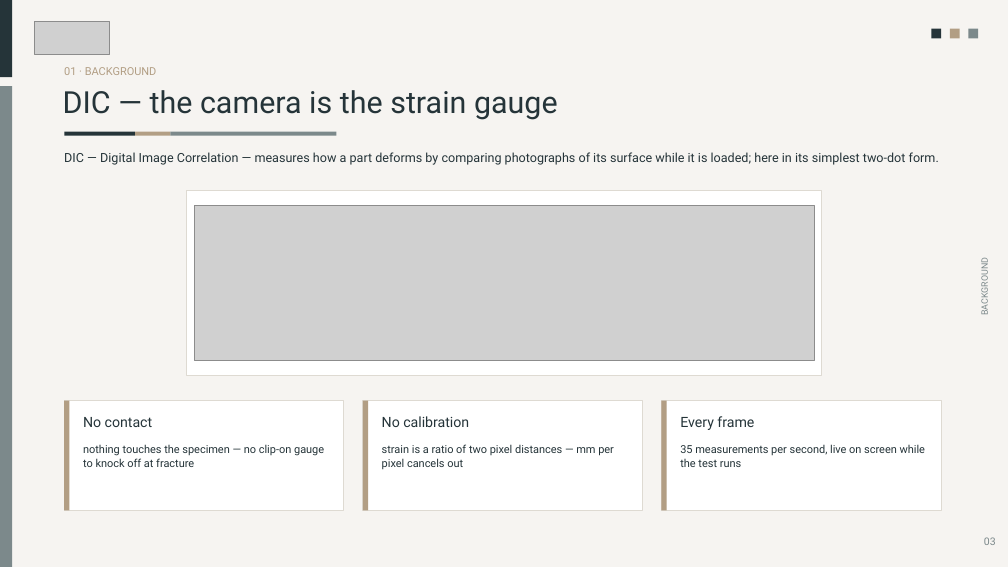
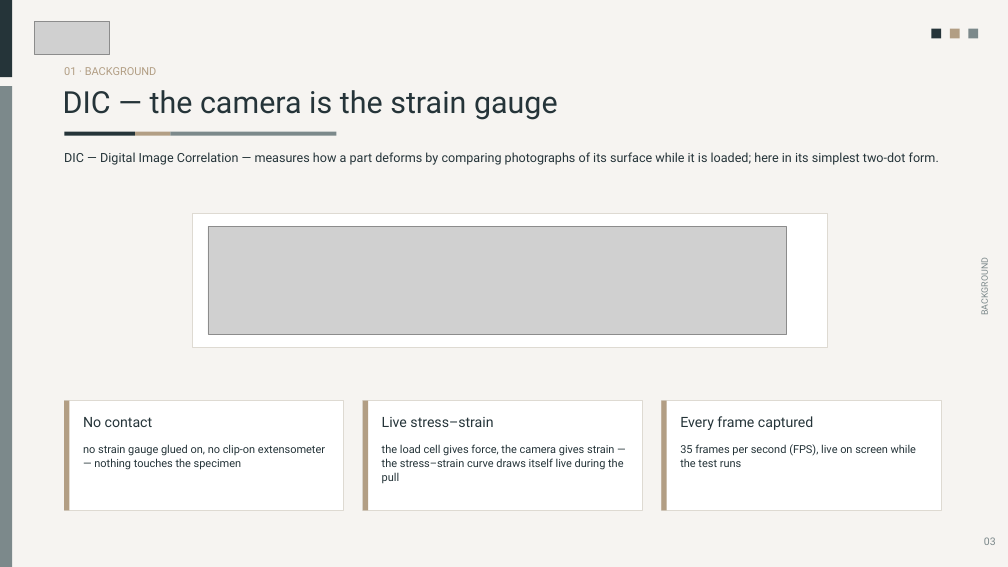
Before and after one commit to AdithyaSivakumar-3/UTM, a slide deck: slide 3 of documentation/decks/PPD_Final_Presentation.pptx. Drawn at 1008x567 pixels with LibreOffice and Linux fonts; fonts in the diff are those of the drawing; grey boxes stand for pictures; background and template pictures are left out. Boxes give left, top, right and bottom in pixels: in the first picture for what was removed or moved away, otherwise in the second. Text is boxed around its words. In the diff, an @@ line names an element or a change of style, - is before the commit and + after.

```diff
--- a/documentation/decks/PPD_Final_Presentation.pptx
+++ b/documentation/decks/PPD_Final_Presentation.pptx
@@ rectangle: place and size @@
-rectangle at <box>187,191,822,376</box>
+rectangle at <box>193,213,828,348</box>
@@ picture: place and size @@
-picture at <box>194,206,814,361</box>
+picture at <box>208,227,786,334</box>
@@ text at <box>382,417,493,427</box>: text changed @@
-No calibration
+Live stress–strain
@@ text at <box>680,416,813,430</box>: text changed @@
-Every frame
+Every frame captured
@@ text at <box>83,444,325,470</box>: text changed @@
-nothing touches the specimen — no clip-on gauge to knock off at fracture
+no strain gauge glued on, no clip-on extensometer — nothing touches the specimen
@@ text at <box>382,444,623,483</box>: text changed @@
-strain is a ratio of two pixel distances — mm per pixel cancels out
+the load cell gives force, the camera gives strain — the stress–strain curve draws itself live during the pull
@@ text at <box>680,444,916,467</box>: text changed @@
-35 measurements per second, live on screen while the test runs
+35 frames per second (FPS), live on screen while the test runs
```
